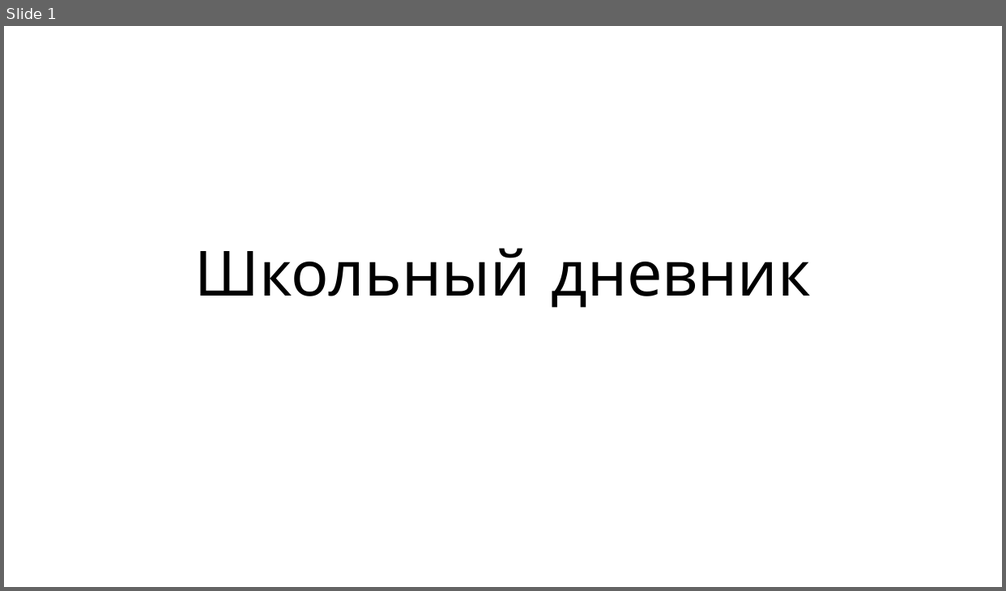
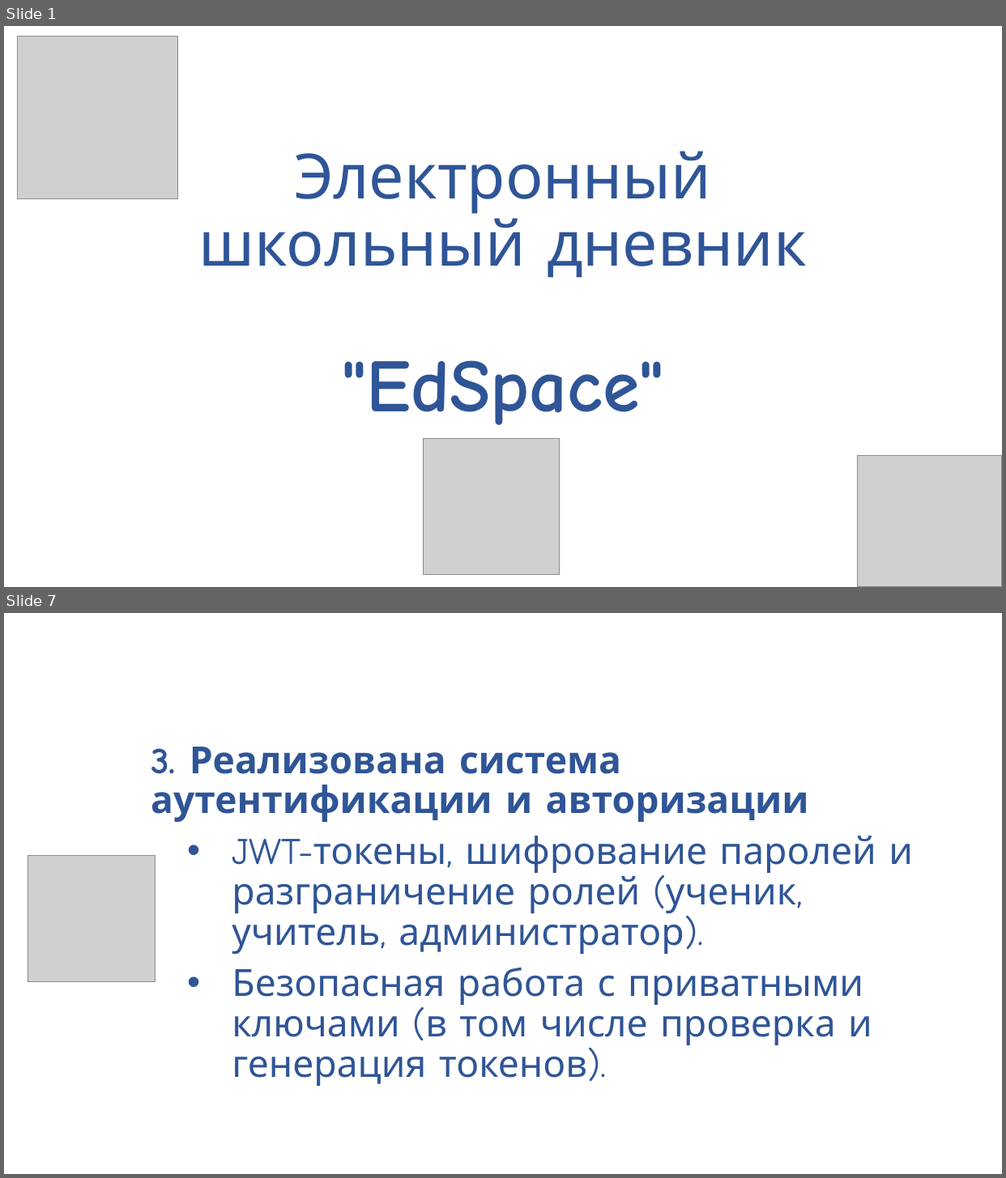
Before and after one commit to RobikRobi/School-diary, a slide deck: presentation/Презентация.pptx. Shown one above the other, each under a label of ours: slide 1 before the commit, slides 1 and 7 after it; the slides between them are not shown. The pictures are 1006x591 and 1006x1178 pixels, drawn with LibreOffice and Linux fonts; fonts in the diff are those of the drawing; grey boxes stand for pictures. Boxes give left, top, right and bottom in pixels: in the first picture for what was removed or moved away, otherwise in the second. Text is boxed around its words. In the diff, an @@ line names an element or a change of style, - is before the commit and + after.

```diff
--- a/presentation/Презентация.pptx
+++ b/presentation/Презентация.pptx
@@ slide 7 added at [4, 613, 1002, 1174], background #FFFFFF @@
@@ text added at [151, 747, 913, 1046], 36 pt, text #2F5597 @@
+3. Реализована система аутентификации и авторизации
+• JWT-токены, шифрование паролей и разграничение ролей (ученик, учитель, администратор).
+• Безопасная работа с приватными ключами (в том числе проверка и генерация токенов).
@@ picture added at [28, 855, 155, 982] @@
@@ slide 1 changed as well @@
@@ picture added at [18, 37, 177, 199] @@
@@ title "Электронный школьный дневник "EdSpace"" at [199, 151, 807, 425]: vertical alignment bottom to middle @@
@@ title at [199, 151, 807, 425]: text changed; text colour #000000 to #2F5597 @@
-Школьный дневник
+Электронный школьный дневник
+"EdSpace"
@@ picture added at [424, 438, 560, 574] @@
@@ picture added at [859, 456, 1002, 587] @@
```
Also in this commit, not shown: 10 other slides changed, 12 other slides added.
